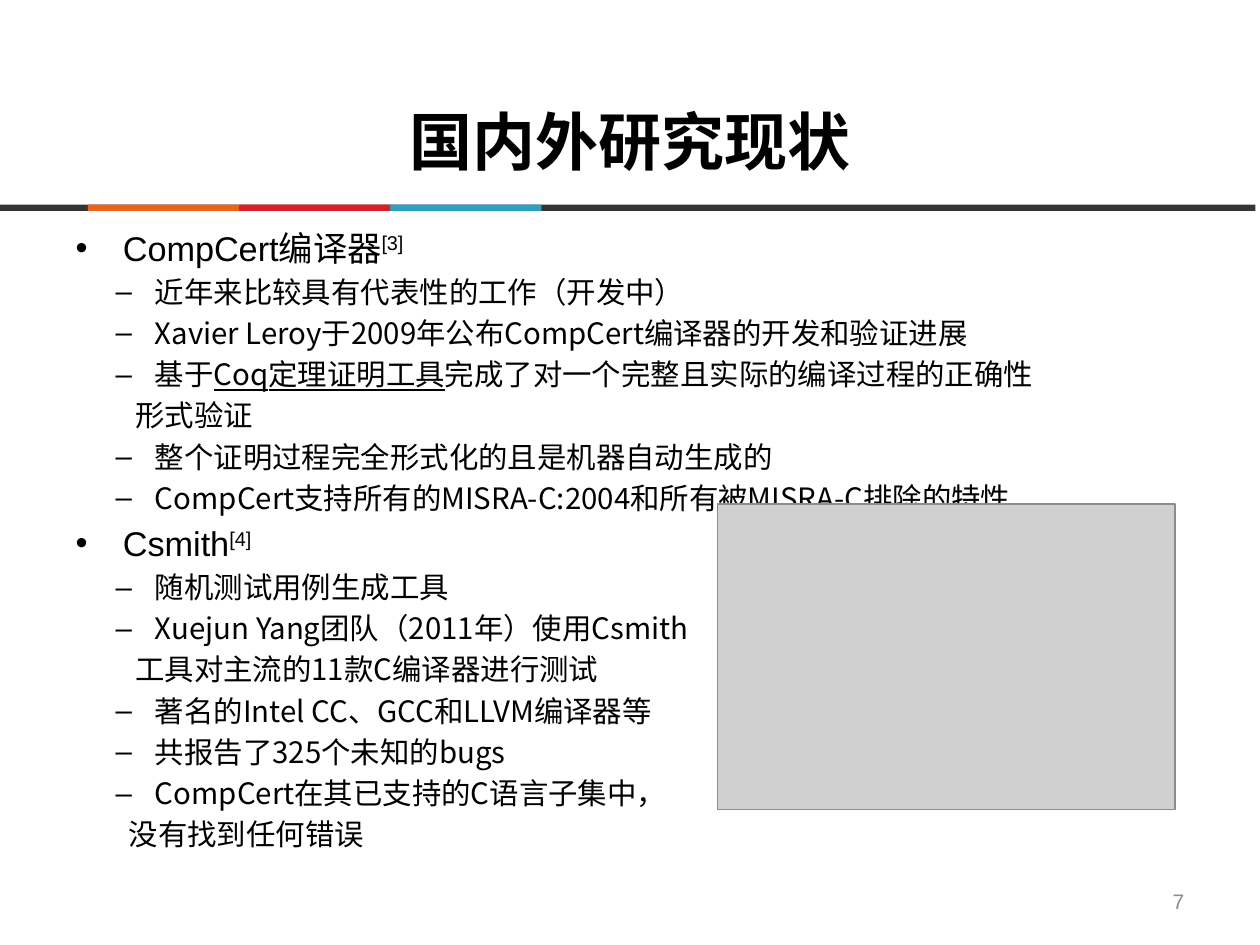
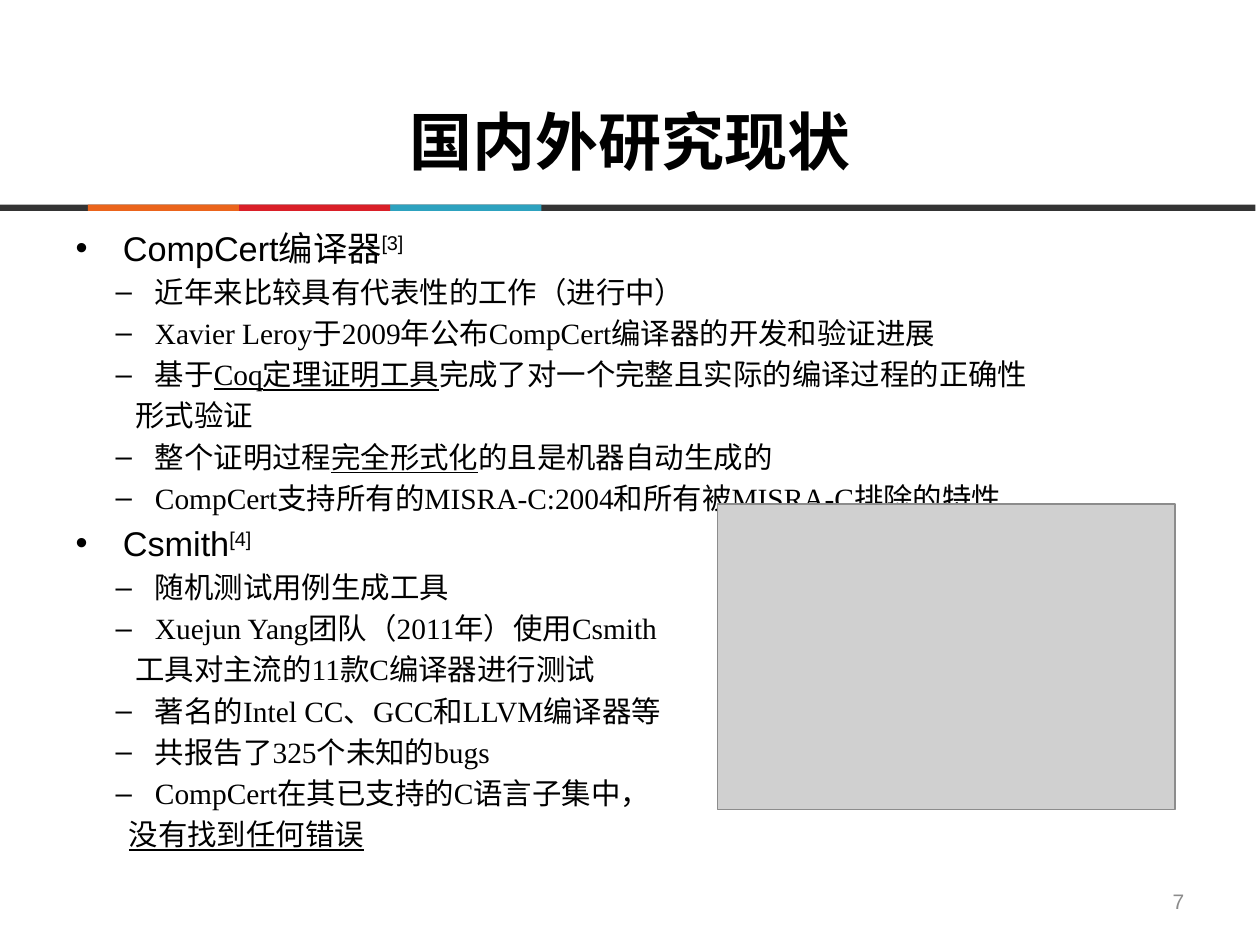
Before and after one commit to destiny1991/--2014--destiny, a slide deck: slide 7 of 答辩/ppt/SY1406108_陈志伟_毕业答辩.pptx. Drawn at 1260x945 pixels with LibreOffice and Linux fonts; fonts in the diff are those of the drawing; grey boxes stand for pictures; background and template pictures are left out. Boxes give left, top, right and bottom in pixels: in the first picture for what was removed or moved away, otherwise in the second. Text is boxed around its words. In the diff, an @@ line names an element or a change of style, - is before the commit and + after.

```diff
--- a/答辩/ppt/SY1406108_陈志伟_毕业答辩.pptx
+++ b/答辩/ppt/SY1406108_陈志伟_毕业答辩.pptx
@@ text at [155, 278, 684, 306]: text changed; font Noto Sans CJK SC to Times New Roman @@
-  – 近年来比较具有代表性的工作（开发中）
+  – 近年来比较具有代表性的工作（进行中）
@@ text at [135, 321, 1027, 810]: font Noto Sans CJK SC to Times New Roman in "Xavier Leroy于2009年公布CompCert编译器的开发和验证进展", "基于Coq定理证明工具完成了对一个完整且实际的编译过程的正确性", "形式验证", "整个证明过程完全形式化的且是机器自动生成的" and 8 more places; underline on in "整个证明过程完全形式化的且是机器自动生成的", "没有找到任何错误" @@
```
Also in this commit, not shown: 18 other slides changed, 5 other files.
